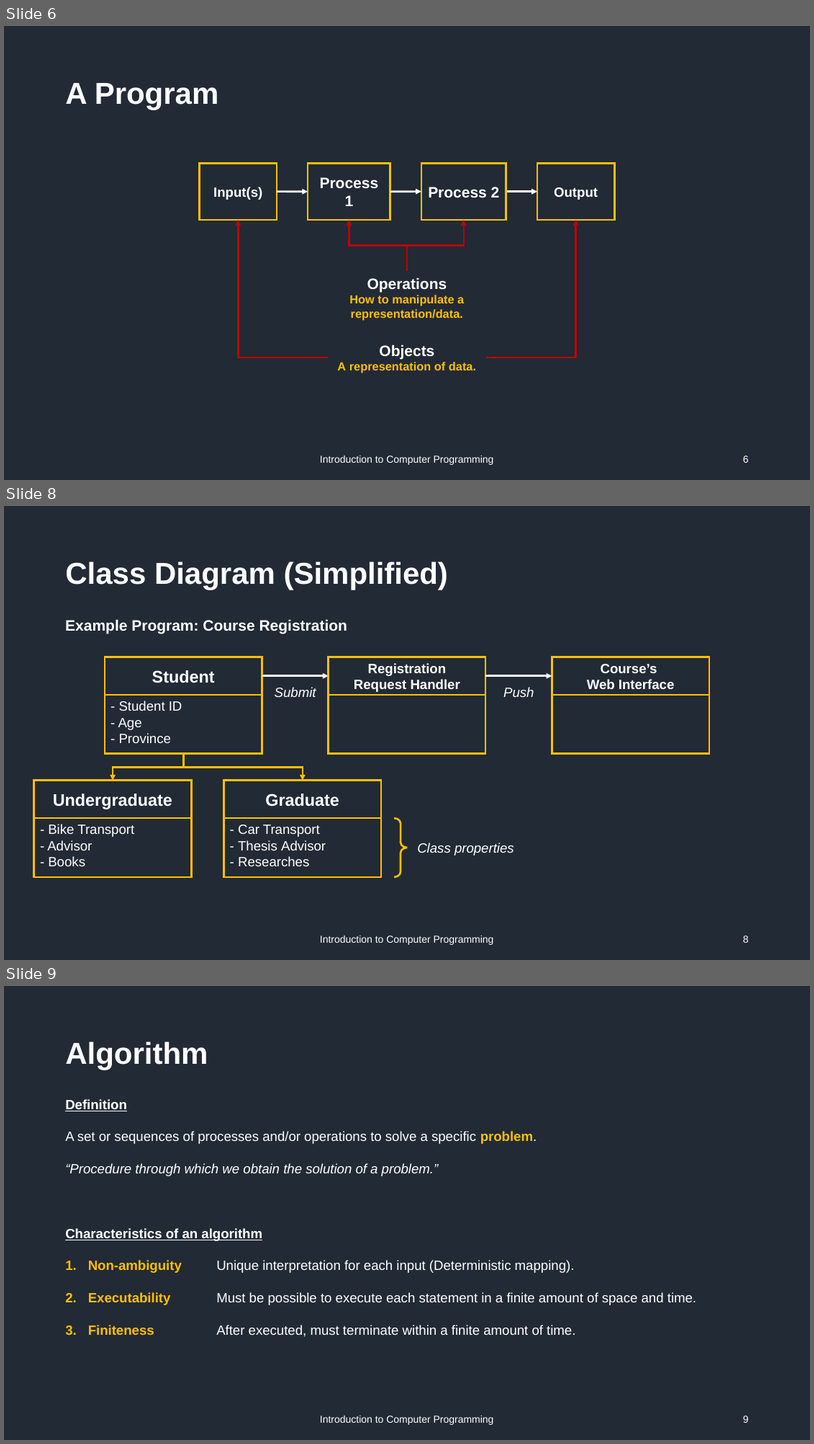
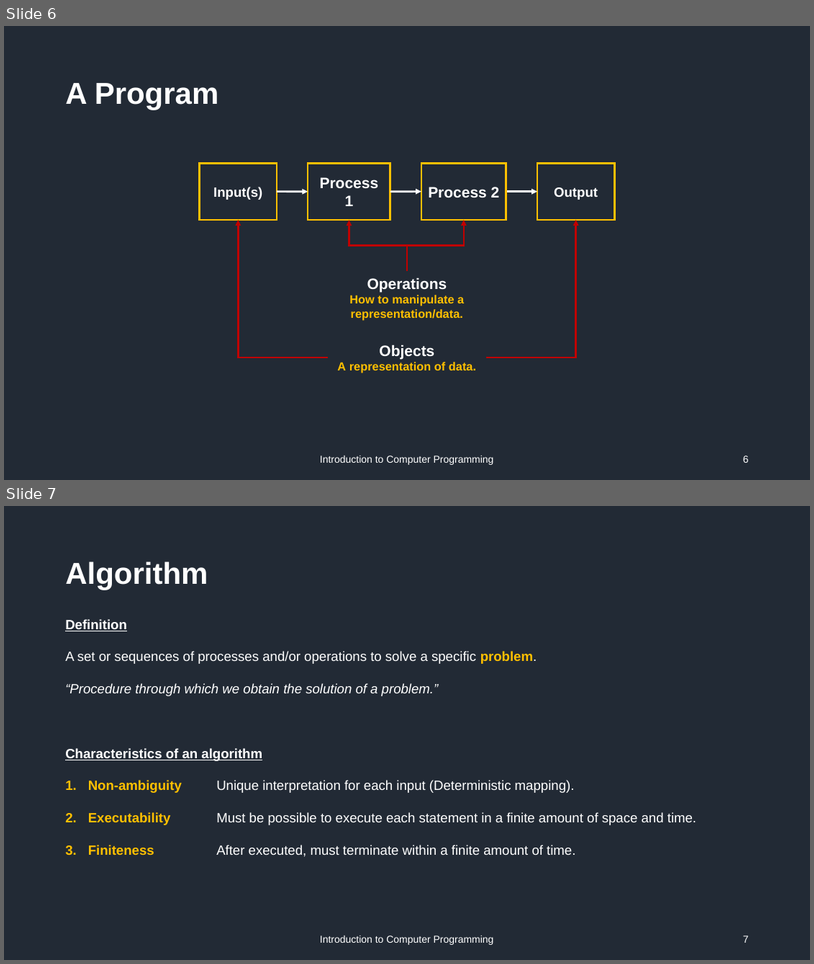
Before and after one commit to vtneil/course-comp101, a slide deck: ppt/Week01_Introduction.pptx. Shown one above the other, each under a label of ours: slides 6, 8 and 9 before the commit, slides 6 and 7 after it; the slides between them are not shown. The pictures are 814x1444 and 814x964 pixels, drawn with LibreOffice and Linux fonts; fonts in the diff are those of the drawing. Boxes give left, top, right and bottom in pixels: in the first picture for what was removed or moved away, otherwise in the second. Text is boxed around its words. In the diff, an @@ line names an element or a change of style, - is before the commit and + after.

```diff
--- a/ppt/Week01_Introduction.pptx
+++ b/ppt/Week01_Introduction.pptx
@@ slide 8 removed at (4, 506, 810, 960), background #222A35 @@
@@ title removed at (65, 561, 448, 590) @@
-Class Diagram (Simplified)
@@ text removed at (65, 619, 347, 633) @@
-Example Program: Course Registration
@@ rectangle removed at (105, 657, 262, 695) @@
-Student
@@ arrow removed from (262, 676) to (329, 676) @@
@@ rectangle removed at (329, 657, 486, 695) @@
-Registration
-Request Handler
@@ arrow removed from (486, 676) to (552, 676) @@
@@ rectangle removed at (552, 657, 710, 695) @@
-Course’s
-Web Interface
@@ rectangle removed at (105, 695, 262, 754) @@
-- Student ID
-- Age
-- Province
@@ text removed at (275, 687, 316, 697) @@
-Submit
@@ rectangle removed at (329, 695, 486, 754) @@
@@ text removed at (504, 687, 534, 697) @@
-Push
@@ rectangle removed at (552, 695, 710, 754) @@
@@ elbow arrow removed from (184, 754) to (113, 780) @@
@@ elbow arrow removed from (184, 754) to (303, 780) @@
@@ rectangle removed at (34, 780, 191, 818) @@
-Undergraduate
@@ rectangle removed at (224, 780, 381, 818) @@
-Graduate
@@ rectangle removed at (34, 818, 191, 877) @@
-- Bike Transport
-- Advisor
-- Books
@@ rectangle removed at (224, 818, 381, 877) @@
-- Car Transport
-- Thesis Advisor
-- Researches
@@ right brace removed at (394, 818, 407, 877) @@
@@ text removed at (417, 842, 514, 855) @@
-Class properties
@@ text removed at (320, 935, 494, 944) @@
-Introduction to Computer Programming
@@ page number removed at (743, 935, 749, 942) @@
-8
@@ what was slide 9 is now slide 7 @@
@@ page number at (743, 935, 749, 942): text changed @@
-9
+7
```
Also in this commit, not shown: 6 slides changed, 4 slides added, 1 other slide removed, 17 other files.
